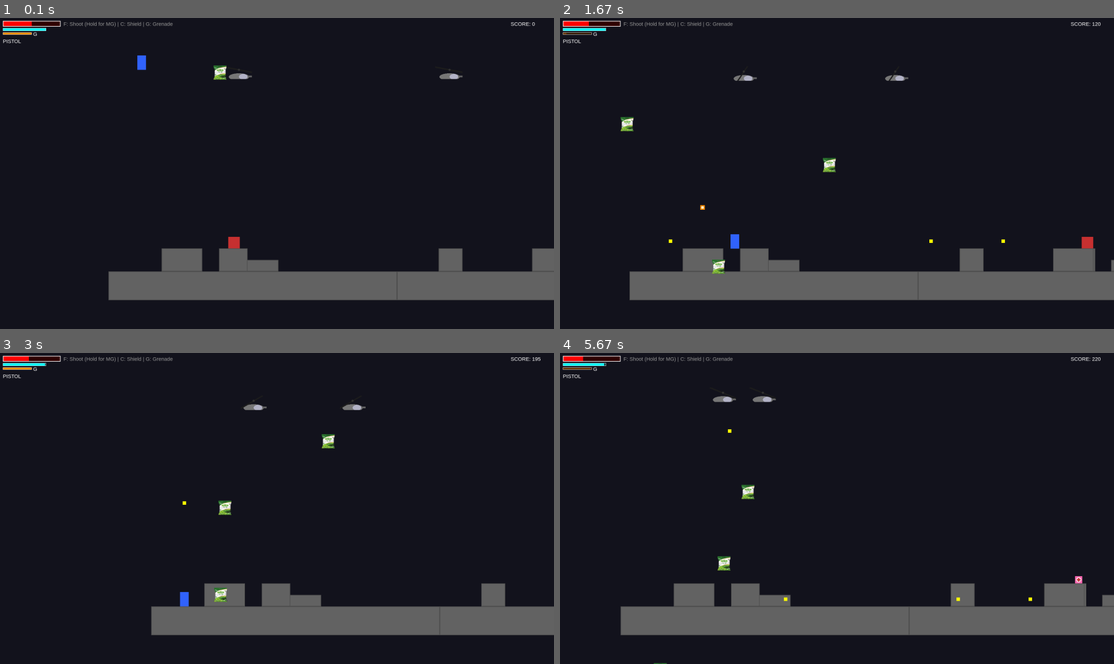
Above: before the commit, frames 1-4 (two rows, left to right).
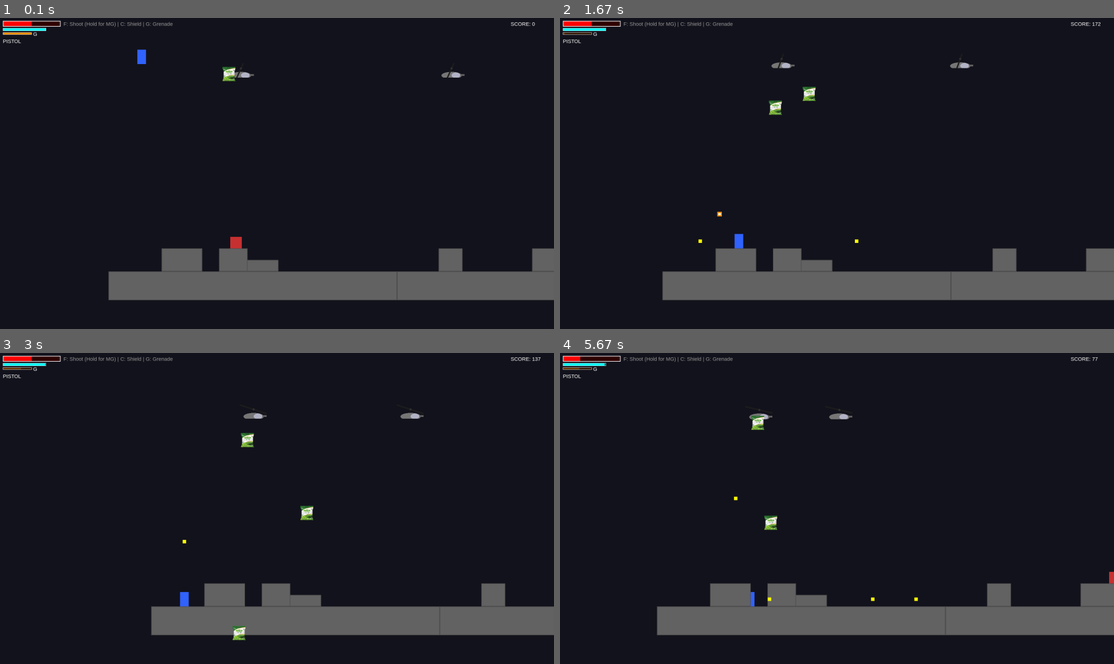
Above: after the commit, the same moments.

Repository: SayaUSB/FP-PBO-Pygame
Game: pygame game, started from main.py
Two runs of this game, one before a commit and one after it. Both use one fixed random seed, a clock stepped at 60 frames per second and the inputs below.
Inputs:
- Up to frame 1 (0.1 s): no input
- Up to frame 2 (1.67 s): hold Right 0.33-0.8 s; hold Right 0.83-1.3 s; tap F at 0.9, 1.2, 1.4 s; tap C at 0.98 s; hold Left from 1.33 s (still down); tap G at 1.48 s
- Up to frame 3 (3 s): tap F at 1.7, 1.97, 2.3, 2.6, 2.73 s; release Left at 1.87 s; hold Down 1.9-2.2 s; hold Left 2.23-2.63 s; tap C at 2.38 s; hold Up from 2.67 s (still down); tap G at 2.82 s
- Up to frame 4 (5.67 s): release Up at 3.03 s; hold Right 3.07-3.7 s; tap F at 3.13, 3.43, 3.8, 4.2, 4.5, 4.7, 5, 5.2, 5.53 s; hold Down 3.73-4.1 s; tap C at 3.88, 5.28 s; hold Left 4.13-4.6 s; tap G at 4.28, 5.62 s; hold Right 4.63-5.1 s; hold Up 5.13-5.43 s; hold Right from 5.47 s (still down)

The runs differ from the first frame. In frame 1, 0.4% of the frame differs, in the area x 24-84%, y 10-75%; in frame 2, 4.1%; in frame 3, 0.9%; in frame 4, 4.2%, in the area x 3-100%, y 0-100%.

Commit message:
fix: Pace bug

Diff:
--- a/settings.py
+++ b/settings.py
@@ -4,7 +4,7 @@
 SCREEN_WIDTH  = 1920
 SCREEN_HEIGHT = 1080
 FPS           = 144
-DT            = 100 / FPS
+DT            = 60 / FPS
 
 # Physics
 GRAVITY = 0.8
